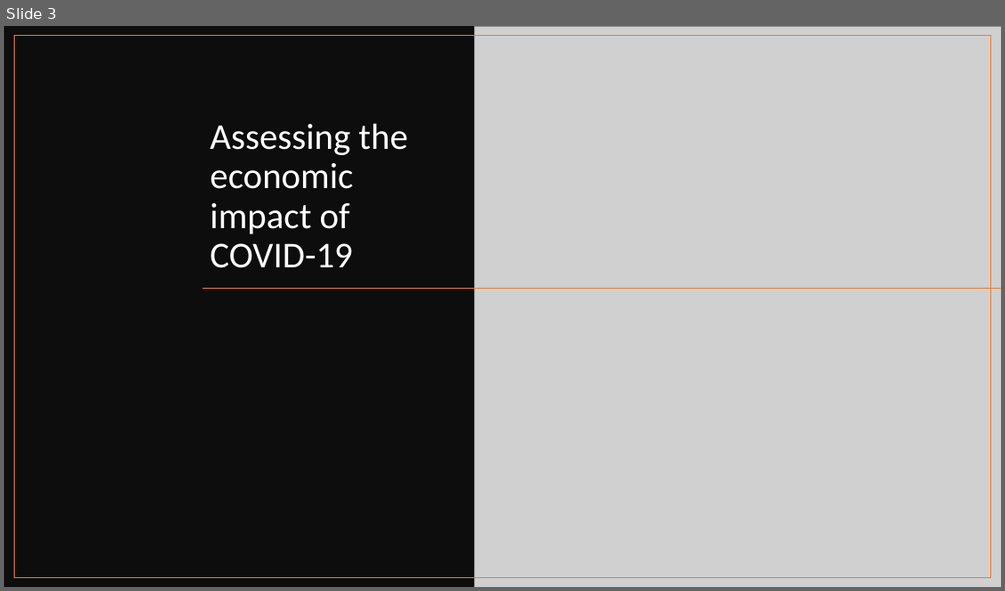
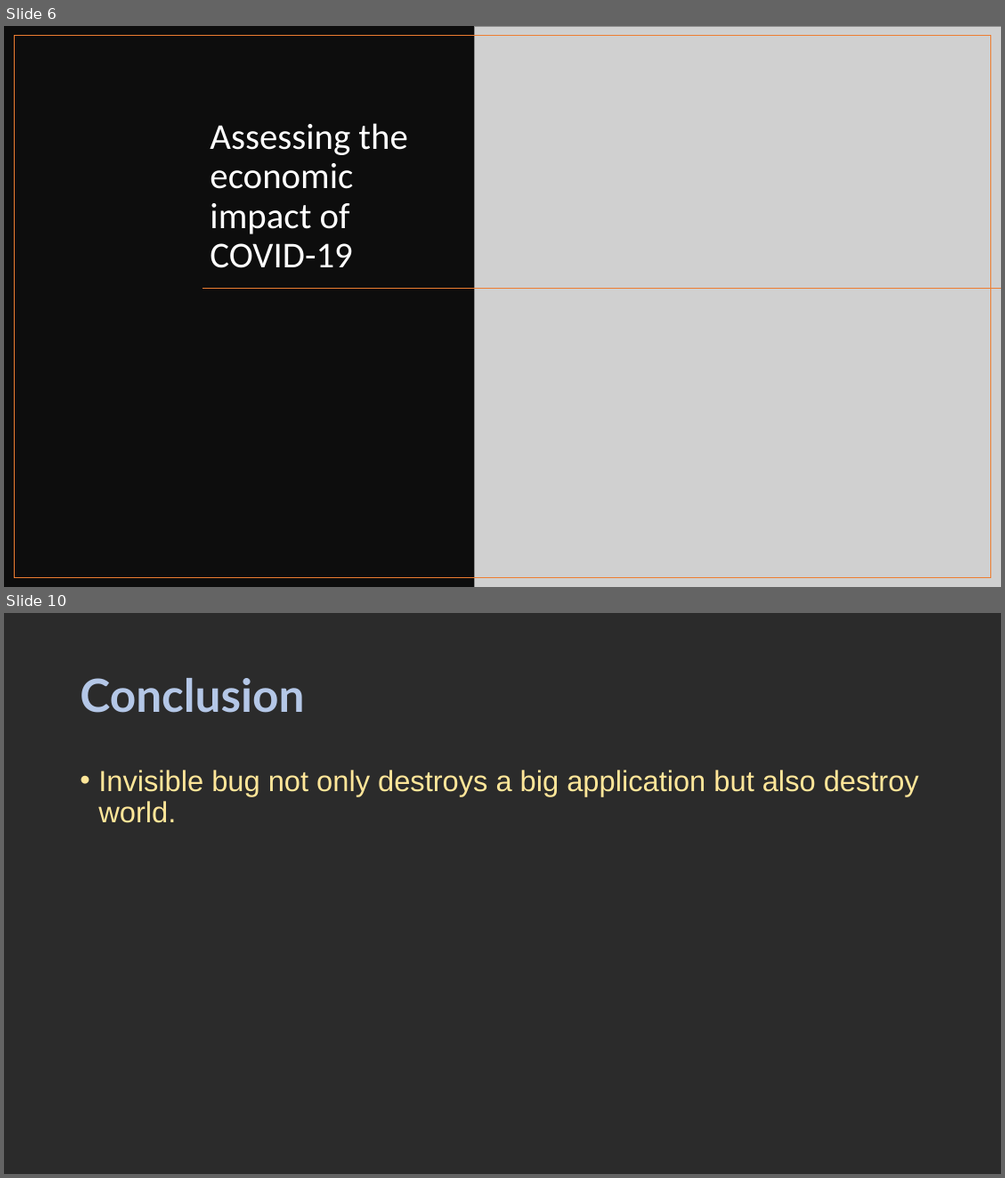
Before and after one commit to frpatel/databootcamp-homework, a slide deck: final-project/presentation/COVID-19 Effect on Global Economy.pptx. Shown one above the other, each under a label of ours: slide 3 before the commit, slides 6 and 10 after it; the slides between them are not shown. The pictures are 1005x591 and 1005x1178 pixels, drawn with LibreOffice and Linux fonts; fonts in the diff are those of the drawing; grey boxes stand for pictures; background and template pictures are left out; a plain dark background stands for a picture behind light text. Boxes give left, top, right and bottom in pixels: in the first picture for what was removed or moved away, otherwise in the second. Text is boxed around its words. In the diff, an @@ line names an element or a change of style, - is before the commit and + after.

```diff
--- a/final-project/presentation/COVID-19 Effect on Global Economy.pptx
+++ b/final-project/presentation/COVID-19 Effect on Global Economy.pptx
@@ slide 10 added at (x1=4, y1=613, x2=1001, y2=1174), background picture (left out) @@
@@ title added at (x1=80, y1=678, x2=304, y2=713), 44 pt, text #B4C7E7, bold @@
+Conclusion
@@ text added at (x1=98, y1=770, x2=919, y2=823), 28 pt, text #FFE699 @@
+• Invisible bug not only destroys a big application but also destroy world.
@@ what was slide 3 is now slide 6 @@
```
Also in this commit, not shown: 4 slides changed, 5 other slides added, 6 other files.
